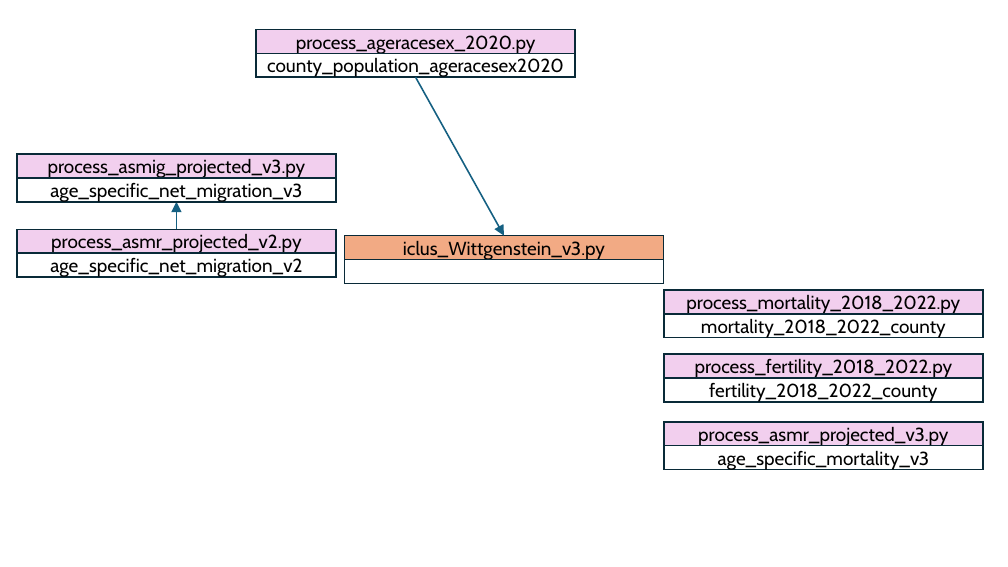
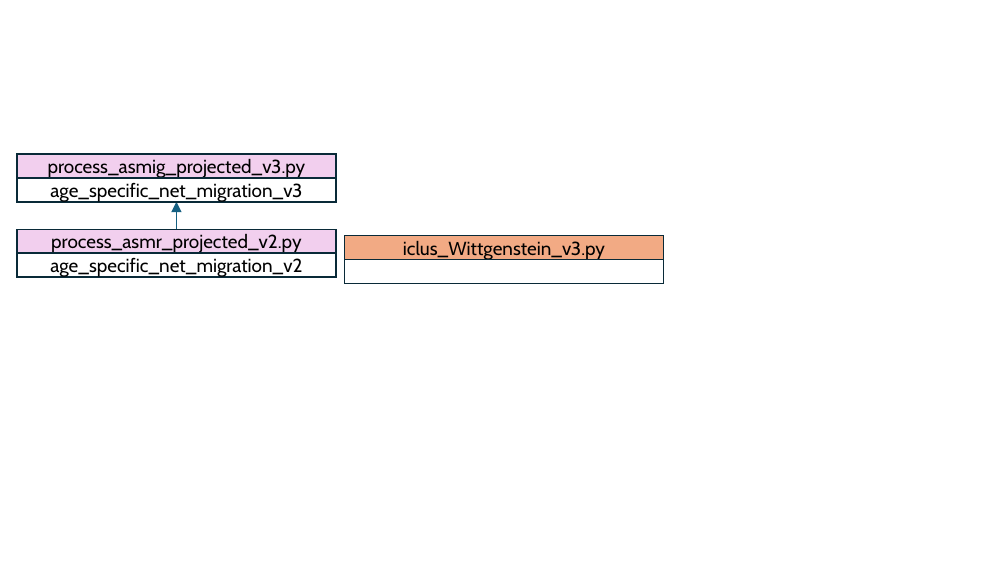
Before and after one commit to philmorefield/ICLUS_v3, a slide deck: slide 3 of script_layout.pptx (slide 1 before the commit). Drawn at 1008x567 pixels with LibreOffice and Linux fonts; fonts in the diff are those of the drawing. Boxes give left, top, right and bottom in pixels: in the first picture for what was removed or moved away, otherwise in the second. Text is boxed around its words. In the diff, an @@ line names an element or a change of style, - is before the commit and + after.

```diff
--- a/script_layout.pptx
+++ b/script_layout.pptx
@@ rectangle removed at (x1=256, y1=29, x2=575, y2=54) @@
-process_ageracesex_2020.py
@@ rectangle removed at (x1=256, y1=54, x2=575, y2=78) @@
-county_population_ageracesex2020
@@ arrow removed from (416, 77) to (504, 236) @@
@@ rectangle removed at (x1=664, y1=290, x2=983, y2=314) @@
-process_mortality_2018_2022.py
@@ rectangle removed at (x1=664, y1=314, x2=983, y2=338) @@
-mortality_2018_2022_county
@@ rectangle removed at (x1=664, y1=354, x2=983, y2=378) @@
-process_fertility_2018_2022.py
@@ rectangle removed at (x1=664, y1=378, x2=983, y2=402) @@
-fertility_2018_2022_county
@@ rectangle removed at (x1=664, y1=422, x2=983, y2=446) @@
-process_asmr_projected_v3.py
@@ rectangle removed at (x1=664, y1=445, x2=983, y2=470) @@
-age_specific_mortality_v3
```
Also in this commit, not shown: 1 other slide changed, 1 slide added, 5 other files.
